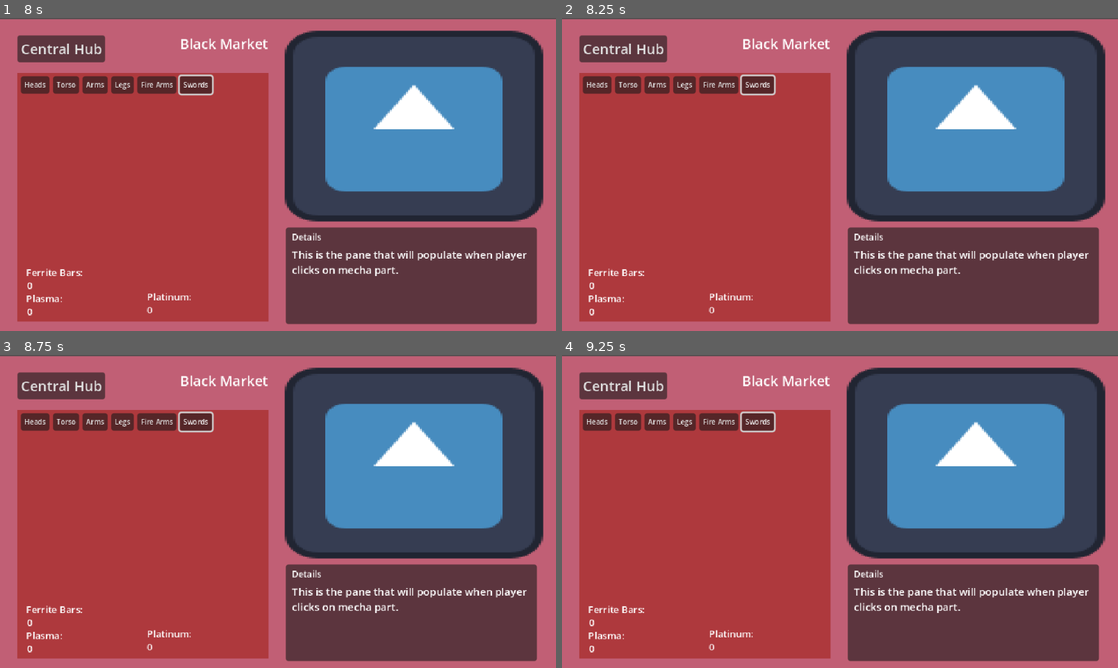
Above: before the commit, frames 1-4 (two rows, left to right).
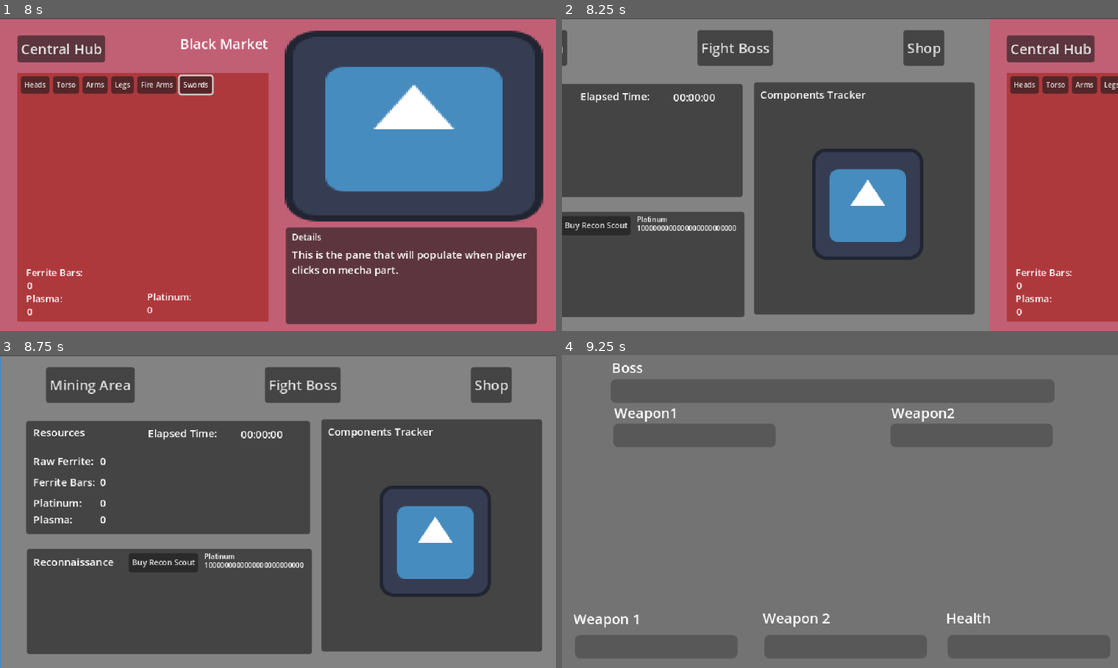
Above: after the commit, the same moments.

Repository: DennysGuy/MechvorIdle
Game: Godot game, scene res://src/scenes/MainHub.tscn
Same seed, same stepped clock (60 frames per second), same inputs: the game is played once before the commit and once after it. The engine's default icon, where the game draws it, is replaced by a stand-in: a white triangle on a blue panel in a dark square.
Inputs (mouse positions are in pixels of both pictures, inside the frame that each line leads up to):
- Up to frame 1 (8 s): click "Mining Area" at 0.5 s; click "Central Hub" at 1.25 s; click "Shop" at 2 s; click "Heads" at 2.75 s; click "Torso" at 3.5 s; click "Arms" at 4.25 s; click "Legs" at 5 s; click "Fire Arms" at 5.75 s; click "Swords" at 6.5 s; tap Enter at 7.25 s; move the mouse to (400, 158) at 7.27 s; hold D (move_right, bound only after the commit) from 7.28 s (still down); click (400, 158) at 7.42 s
- Up to frame 2 (8.25 s): tap Space at 8 s; move the mouse to (728, 190) at 8.02 s; release D (move_right, bound only after the commit) at 8.03 s; hold A (move_left, bound only after the commit) from 8.03 s (still down)
- Up to frame 3 (8.75 s): keep holding A (move_left, bound only after the commit)
- Up to frame 4 (9.25 s): release A (move_left, bound only after the commit) at 8.75 s; click (862, 383) at 8.75 s, where only the run after the commit has a clickable "Fight Boss"

Frame 1 is identical in both runs. In frame 2, 90% of the frame differs, in the area x 0-100%, y 0-100%; in frame 3, 83%; in frame 4, 100%.

Commit message:
can move with arrow keys!

Diff:
--- a/mechvoridle/project.godot
+++ b/mechvoridle/project.godot
@@ -30,6 +30,21 @@
 window/stretch/mode="canvas_items"
 window/stretch/aspect="expand"
 
+[input]
+
+move_left={
+"deadzone": 0.2,
+"events": [Object(InputEventKey,"resource_local_to_scene":false,"resource_name":"","device":-1,"window_id":0,"alt_pressed":false,"shift_pressed":false,"ctrl_pressed":false,"meta_pressed":false,"pressed":false,"keycode":0,"physical_keycode":65,"key_label":0,"unicode":97,"location":0,"echo":false,"script":null)
+, Object(InputEventKey,"resource_local_to_scene":false,"resource_name":"","device":-1,"window_id":0,"alt_pressed":false,"shift_pressed":false,"ctrl_pressed":false,"meta_pressed":false,"pressed":false,"keycode":0,"physical_keycode":4194319,"key_label":0,"unicode":0,"location":0,"echo":false,"script":null)
+]
+}
+move_right={
+"deadzone": 0.2,
+"events": [Object(InputEventKey,"resource_local_to_scene":false,"resource_name":"","device":-1,"window_id":0,"alt_pressed":false,"shift_pressed":false,"ctrl_pressed":false,"meta_pressed":false,"pressed":false,"keycode":0,"physical_keycode":68,"key_label":0,"unicode":100,"location":0,"echo":false,"script":null)
+, Object(InputEventKey,"resource_local_to_scene":false,"resource_name":"","device":-1,"window_id":0,"alt_pressed":false,"shift_pressed":false,"ctrl_pressed":false,"meta_pressed":false,"pressed":false,"keycode":0,"physical_keycode":4194321,"key_label":0,"unicode":0,"location":0,"echo":false,"script":null)
+]
+}
+
 [rendering]
 
 textures/canvas_textures/default_texture_filter=0
--- a/mechvoridle/src/scripts/GameManager.gd
+++ b/mechvoridle/src/scripts/GameManager.gd
@@ -1,7 +1,9 @@
 extends Node
 
 var can_fight_boss : bool = true
-
+var on_mining_panel : bool = false
+var on_shop_panel : bool = false
+var on_central_panel : bool = true
 var raw_ferrite_count : int
 var ferrite_bars_count : int
 var platinum_count : int
--- a/mechvoridle/src/scripts/main_hub.gd
+++ b/mechvoridle/src/scripts/main_hub.gd
@@ -8,18 +8,45 @@
 	SignalBus.move_to_central_hub_from_mining_page.connect(move_from_mining_pane_to_central_pane)
 	SignalBus.move_to_central_hub_from_shop_pane.connect(move_from_shop_pane_to_central_pane)
 
+func _unhandled_input(event: InputEvent) -> void:
+	if Input.is_action_just_pressed("move_left"):
+		if GameManager.on_shop_panel:
+			move_from_shop_pane_to_central_pane()
+		else:
+			if GameManager.on_central_panel:
+				move_to_mining_pane()
+
+	if Input.is_action_just_pressed("move_right"):
+		if GameManager.on_mining_panel:
+			move_from_mining_pane_to_central_pane()
+		else:
+			if GameManager.on_central_panel:
+				move_to_shop_pane()
+
 func _process(delta : float) ->void:
 	pass
 
 
 func move_to_mining_pane() -> void:
+	GameManager.on_mining_panel = true
+	GameManager.on_shop_panel = false
+	GameManager.on_central_panel = false
 	animation_player.play("NavigateToMiningPage")
 
 func move_to_shop_pane() -> void:
+	GameManager.on_central_panel = false
+	GameManager.on_mining_panel = false
+	GameManager.on_shop_panel = true
 	animation_player.play("NavigateToShopPane")
 
 func move_from_mining_pane_to_central_pane() -> void:
+	GameManager.on_mining_panel = false
+	GameManager.on_shop_panel = false
+	GameManager.on_central_panel = true
 	animation_player.play("NavigateFromMiningPageToCentralHub")
 
 func move_from_shop_pane_to_central_pane() -> void:
+	GameManager.on_mining_panel = false
+	GameManager.on_shop_panel = false
+	GameManager.on_central_panel = true
 	animation_player.play("NavigateFromShopToCentralHub")
